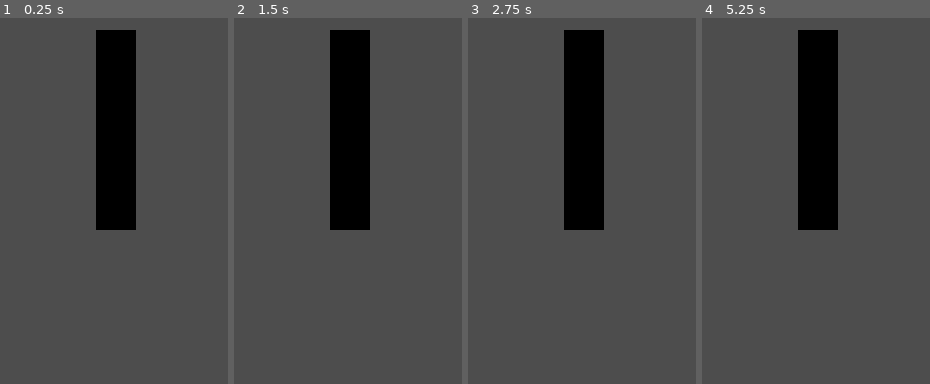
Above: before the commit, frames 1-4 (left to right).
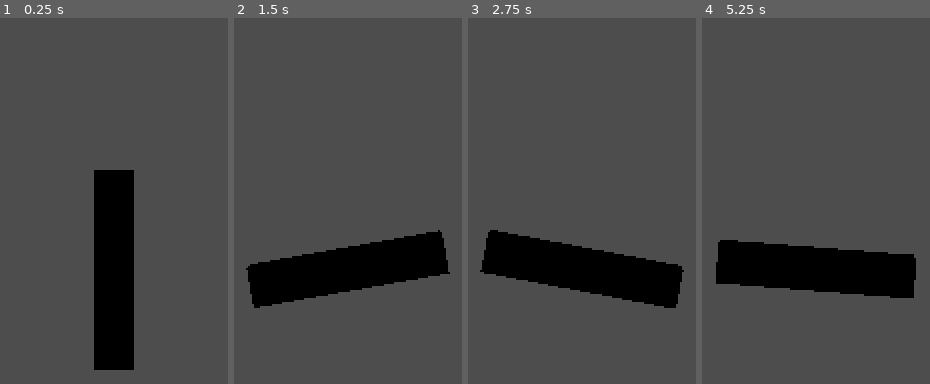
Above: after the commit, the same moments.

Repository: AustereTriceratops/GMTK_2024_prototype
Game: Godot game, scene res://scenes/testScene.tscn
The game is run twice, just before and just after one commit, with the same random seed, the same clock (stepped at 60 frames per second) and the same inputs.
Inputs:
- Up to frame 1 (0.25 s): no input
- Up to frame 2 (1.5 s): tap Enter at 0.5 s; hold A (a) 0.53-1.28 s; tap Space (jump) at 0.77 s; tap D (d) at 0.8, 1.35 s
- Up to frame 3 (2.75 s): tap Space (jump) at 1.52 s; tap S (s) at 1.55 s; hold S (s) from 2.03 s (still down); tap W (w) at 2.3 s
- Up to frame 4 (5.25 s): release S (s) at 2.78 s; tap W (w) at 2.85 s; tap Space (jump) at 3.02, 3.77, 4.52 s; tap A (a) at 3.05 s; hold A (a) 3.53-4.28 s; tap D (d) at 3.8, 4.35 s; tap S (s) at 4.55 s; hold S (s) from 5.03 s (still down)

The runs differ from the first frame. In frame 1, 14% of the frame differs, in the area x 41-60%, y 3-97%; in frame 2, 20%; in frame 3, 20%; in frame 4, 20%, in the area x 6-94%, y 3-77%.

Commit message:
changed camera in relation to player

Diff:
--- /dev/null
+++ b/scenes/Camera.gd
@@ -0,0 +1,6 @@
+extends Camera3D
+
+@onready var rigidBody = get_node('../Player');
+
+func _process(delta):
+	set_position(rigidBody.position + Vector3(0, 0, 3));
--- a/scenes/playerScene.tscn
+++ b/scenes/playerScene.tscn
@@ -1,6 +1,7 @@
-[gd_scene load_steps=4 format=3 uid="uid://capohcmau3xpv"]
+[gd_scene load_steps=5 format=3 uid="uid://capohcmau3xpv"]
 
 [ext_resource type="Script" path="res://scripts/CharacterController.gd" id="1_m4bs3"]
+[ext_resource type="Script" path="res://scenes/Camera.gd" id="2_epny7"]
 
 [sub_resource type="BoxShape3D" id="BoxShape3D_oxlyj"]
 size = Vector3(0.2, 1, 0.1)
@@ -23,5 +24,8 @@
 [node name="MeshInstance3D" type="MeshInstance3D" parent="Player"]
 mesh = SubResource("BoxMesh_4yskk")
 
-[node name="Camera3D" type="Camera3D" parent="Player"]
+[node name="Camera" type="Camera3D" parent="."]
 transform = Transform3D(1, 0, 0, 0, 1, 0, 0, 0, 1, 2.08165e-12, 2.08165e-12, 3)
+h_offset = 0.01
+v_offset = 0.71
+script = ExtResource("2_epny7")
--- a/scripts/CharacterController.gd
+++ b/scripts/CharacterController.gd
@@ -19,18 +19,13 @@
 }
 
 func _integrate_forces(state):
-	if Input.is_action_pressed('w'):
-		var v = linear_velocity.length();
-		var fac = 0.03*clamp(700 - v, 0, 700);
-		apply_central_force(fac*Vector3(-0.707, -0.707, 0));
-	if Input.is_action_pressed('s'):
-		apply_central_force(10*Vector3(0, 1, 0));
-	if Input.is_action_pressed('a'):
-		#set_angular_velocity(-config['angularVelocity'] * Vector3(0, 0, 1));
-		apply_torque(Vector3(0, -100, 0))
-	if Input.is_action_pressed('d'):
-		#set_angular_velocity(config['angularVelocity'] * Vector3(0, 0, 1));
-		apply_torque(Vector3(0, 100, 0))
+#	if Input.is_action_pressed('w'):
+#		var v = linear_velocity.length();
+#		var fac = 0.03*clamp(700 - v, 0, 700);
+#		apply_central_force(fac*Vector3(-0.707, -0.707, 0));
+#	if Input.is_action_pressed('s'):
+#		apply_central_force(10*Vector3(0, 1, 0));
+
 
 	if pendingInput['jump']:
 		pendingInput['jump'] = false;
@@ -49,6 +44,11 @@
 func _process(delta):
 	var nContacts = get_contact_count();
 
+	if Input.is_action_pressed('a'):
+		set_angular_velocity(config['angularVelocity'] * Vector3(0, 0, 1));
+	if Input.is_action_pressed('d'):
+		set_angular_velocity(-config['angularVelocity'] * Vector3(0, 0, 1));
+
 	if Input.is_action_just_pressed('jump'):
 		if nContacts == 1:
 			pendingInput['jump'] = true;
